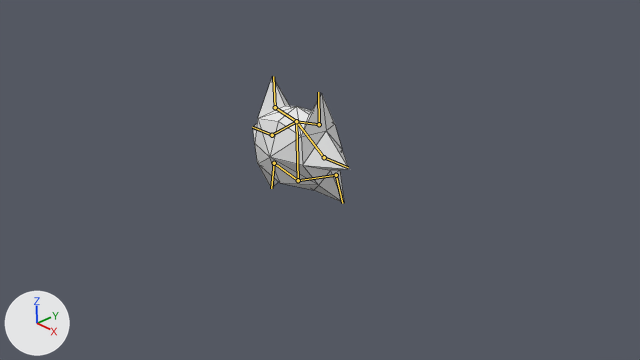
Renders of the Blender file Assets/BedHead/gnome.blend from each side of a commit.
Rendered twice from the file's camera 'Camera'. The lights are fixed; the arrows at lower left show +X, +Y and +Z. Both versions are drawn at frame 80 of the action 'ArmatureAction'; the numbers are the values there. The bones that bend it are drawn over the model as lines. Mesh edges are drawn as thin lines.
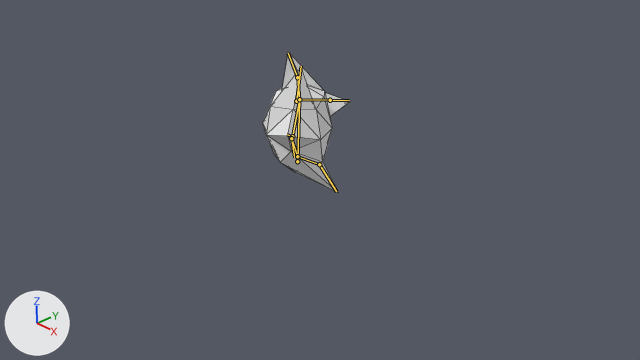
Location of each change, (x1, y1, x2, y2) in pixels of the pictures (640 x 360 px):
```json
{"object": "Cube", "change": "posed", "before": [253, 77, 349, 203], "after": [263, 52, 350, 192], "on screen": "9% narrower, 11% taller"}
{"bone": "Spine", "before": "(298, 180) to (296, 121)", "after": "(297, 161) to (299, 99)"}
{"bone": "RightHead", "before": "(296, 121) to (275, 107)", "after": "(299, 99) to (297, 77)"}
{"bone": "RightEar", "before": "(275, 107) to (273, 76)", "after": "(297, 77) to (288, 53)"}
{"bone": "RightShoulder", "before": "(296, 121) to (272, 135)", "after": "(299, 99) to (330, 100)"}
{"bone": "RightArm", "before": "(272, 135) to (252, 127)", "after": "(330, 100) to (349, 100)"}
{"bone": "LeftHead", "before": "(296, 121) to (319, 124)", "after": "(299, 99) to (296, 101)"}
{"bone": "LeftEar", "before": "(319, 124) to (318, 92)", "after": "(296, 101) to (301, 66)"}
{"bone": "LeftShoulder", "before": "(296, 121) to (324, 157)", "after": "(299, 99) to (292, 136)"}
{"bone": "LeftArm", "before": "(324, 157) to (348, 167)", "after": "(292, 136) to (287, 134)"}
{"bone": "RightHip", "before": "(298, 180) to (274, 163)", "after": "(297, 156) to (291, 138)"}
{"bone": "RightLeg", "before": "(274, 163) to (271, 188)", "after": "(291, 138) to (294, 157)"}
{"bone": "LeftHip", "before": "(298, 180) to (336, 175)", "after": "(297, 156) to (319, 164)"}
{"bone": "LeftLeg", "before": "(336, 175) to (342, 203)", "after": "(319, 164) to (336, 191)"}
```

The change, as JSON lines over the scene's bpy script:
```json
{"block": "bone_spine", "where": "bone_spine = bpy.data.objects['Armature'].pose.bones['Spine']"}
{"op": "set", "path": "bone_spine.location", "old": "(0.0, 0.0, 0.0)", "new": "(0.0, 0.337, 0.0)"}
{"op": "set", "path": "bone_spine.rotation_quaternion", "old": "(1.0, 0.0, 0.0, 0.0)", "new": "(0.903, -0.036, -0.427, 0.023)", "note": "degrees (0, 0, 0) -> degrees (-8, -50, 6)"}
{"block": "bone_righthead", "where": "bone_righthead = bpy.data.objects['Armature'].pose.bones['RightHead']  # child of 'Spine'"}
{"op": "set", "path": "bone_righthead.rotation_quaternion", "old": "(1.0, 0.0, 0.0, 0.0)", "new": "(0.984, 0.136, -0.066, 0.098)", "note": "degrees (0, 0, 0) -> degrees (15, -9, 10)"}
{"block": "bone_rightear", "where": "bone_rightear = bpy.data.objects['Armature'].pose.bones['RightEar']  # child of 'RightHead'"}
{"op": "set", "path": "bone_rightear.rotation_quaternion", "old": "(1.0, 0.0, 0.0, 0.0)", "new": "(0.992, 0.073, -0.006, -0.098)", "note": "degrees (0, 0, 0) -> degrees (8, 0, -11)"}
{"block": "bone_rightshoulder", "where": "bone_rightshoulder = bpy.data.objects['Armature'].pose.bones['RightShoulder']  # child of 'Spine'"}
{"op": "set", "path": "bone_rightshoulder.rotation_quaternion", "old": "(1.0, 0.0, 0.0, 0.0)", "new": "(0.944, 0.157, 0.023, -0.291)", "note": "degrees (0, 0, 0) -> degrees (17, 8, -33)"}
{"block": "bone_rightarm", "where": "bone_rightarm = bpy.data.objects['Armature'].pose.bones['RightArm']  # child of 'RightShoulder'"}
{"op": "set", "path": "bone_rightarm.rotation_quaternion", "old": "(1.0, 0.0, 0.0, 0.0)", "new": "(0.957, -0.29, 0.018, -0.004)", "note": "degrees (0, 0, 0) -> degrees (-34, 2, -1)"}
{"block": "bone_lefthead", "where": "bone_lefthead = bpy.data.objects['Armature'].pose.bones['LeftHead']  # child of 'Spine'"}
{"op": "set", "path": "bone_lefthead.rotation_quaternion", "old": "(1.0, 0.0, 0.0, 0.0)", "new": "(0.999, 0.021, -0.018, 0.025)", "note": "degrees (0, 0, 0) -> degrees (2, -2, 3)"}
{"block": "bone_leftear", "where": "bone_leftear = bpy.data.objects['Armature'].pose.bones['LeftEar']  # child of 'LeftHead'"}
{"op": "set", "path": "bone_leftear.rotation_quaternion", "old": "(1.0, 0.0, 0.0, 0.0)", "new": "(0.999, -0.019, 0.0, 0.041)", "note": "degrees (0, 0, 0) -> degrees (-2, 0, 5)"}
{"block": "bone_leftshoulder", "where": "bone_leftshoulder = bpy.data.objects['Armature'].pose.bones['LeftShoulder']  # child of 'Spine'"}
{"op": "set", "path": "bone_leftshoulder.rotation_quaternion", "old": "(1.0, 0.0, 0.0, 0.0)", "new": "(1.0, 0.015, 0.0, 0.0)", "note": "degrees (0, 0, 0) -> degrees (2, 0, 0)"}
{"block": "bone_leftarm", "where": "bone_leftarm = bpy.data.objects['Armature'].pose.bones['LeftArm']  # child of 'LeftShoulder'"}
{"op": "set", "path": "bone_leftarm.rotation_quaternion", "old": "(1.0, 0.0, 0.0, 0.0)", "new": "(0.985, 0.173, 0.0, 0.0)", "note": "degrees (0, 0, 0) -> degrees (20, 0, 0)"}
{"block": "bone_righthip", "where": "bone_righthip = bpy.data.objects['Armature'].pose.bones['RightHip']"}
{"op": "set", "path": "bone_righthip.location", "old": "(0.0, 0.0, 0.0)", "new": "(0.0, 0.07, 0.418)"}
{"op": "set", "path": "bone_righthip.rotation_quaternion", "old": "(1.0, 0.0, 0.001, -0.01)", "new": "(0.941, -0.085, -0.187, -0.268)", "note": "degrees (0, 0, -1) -> degrees (-4, -23, -31)"}
{"block": "bone_rightleg", "where": "bone_rightleg = bpy.data.objects['Armature'].pose.bones['RightLeg']  # child of 'RightHip'"}
{"op": "set", "path": "bone_rightleg.rotation_quaternion", "old": "(1.0, 0.0, -0.002, -0.001)", "new": "(0.982, 0.168, 0.029, 0.083)", "note": "degrees (0, 0, 0) -> degrees (20, 2, 10)"}
{"block": "bone_lefthip", "where": "bone_lefthip = bpy.data.objects['Armature'].pose.bones['LeftHip']"}
{"op": "set", "path": "bone_lefthip.location", "old": "(0.0, 0.0, 0.0)", "new": "(0.0, 0.07, 0.418)"}
{"op": "set", "path": "bone_lefthip.rotation_quaternion", "old": "(0.924, 0.0, 0.063, 0.377)", "new": "(0.996, -0.016, -0.048, -0.073)", "note": "degrees (3, 7, 45) -> degrees (-1, -6, -8)"}
{"block": "bone_leftleg", "where": "bone_leftleg = bpy.data.objects['Armature'].pose.bones['LeftLeg']  # child of 'LeftHip'"}
{"op": "set", "path": "bone_leftleg.rotation_quaternion", "old": "(1.0, 0.0, 0.0, 0.0)", "new": "(0.966, 0.066, 0.083, 0.237)", "note": "degrees (0, 0, 0) -> degrees (10, 7, 28)"}
```
